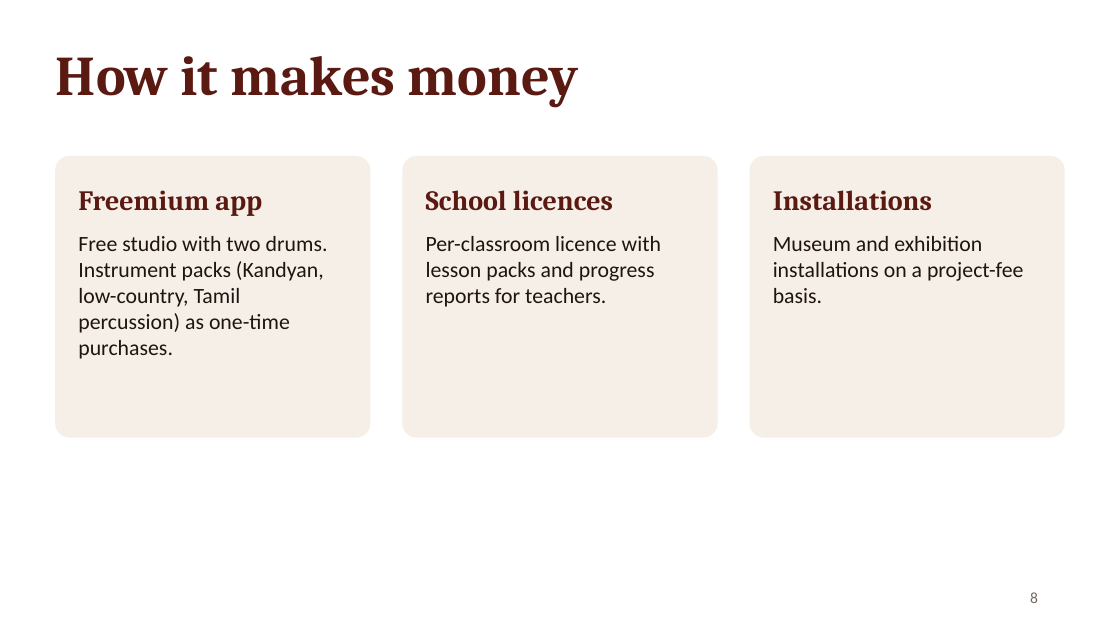
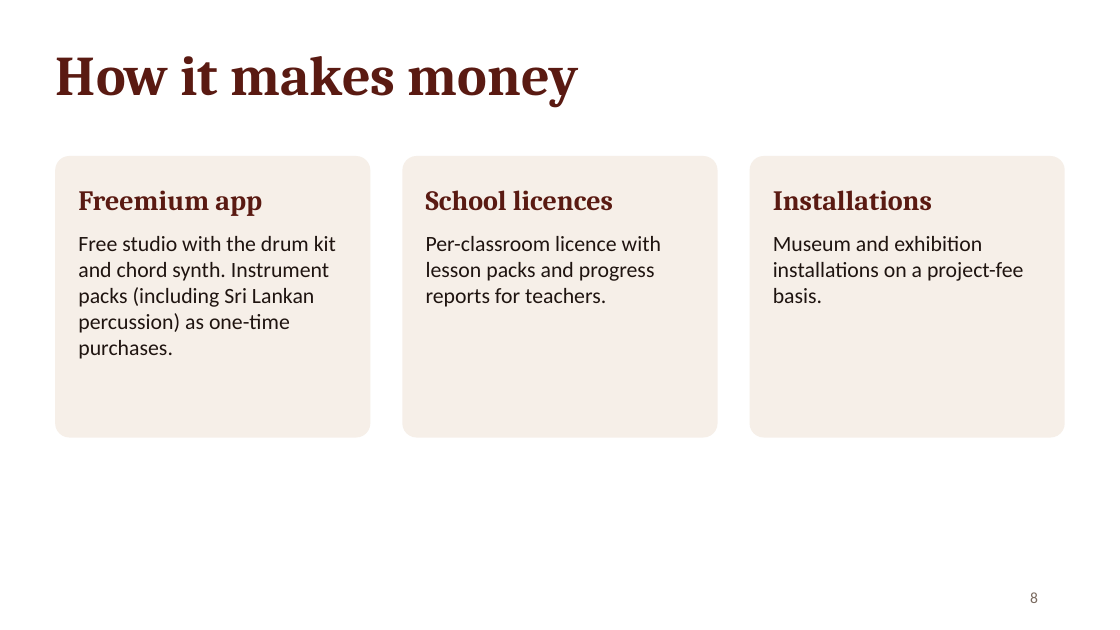
Before and after one commit to chamathyashohara/SoundSpace-visionOS, a slide deck: slide 8 of Docs/Pitch/SoundSpace-Pitch.pptx. Drawn at 1120x630 pixels with LibreOffice and Linux fonts; fonts in the diff are those of the drawing. Boxes give left, top, right and bottom in pixels: in the first picture for what was removed or moved away, otherwise in the second. Text is boxed around its words. In the diff, an @@ line names an element or a change of style, - is before the commit and + after.

```diff
--- a/Docs/Pitch/SoundSpace-Pitch.pptx
+++ b/Docs/Pitch/SoundSpace-Pitch.pptx
@@ text at bbox=[78, 236, 336, 359]: text changed @@
-Free studio with two drums. Instrument packs (Kandyan, low-country, Tamil percussion) as one-time purchases.
+Free studio with the drum kit and chord synth. Instrument packs (including Sri Lankan percussion) as one-time purchases.
```
Also in this commit, not shown: 8 other slides changed, 1 other file.
